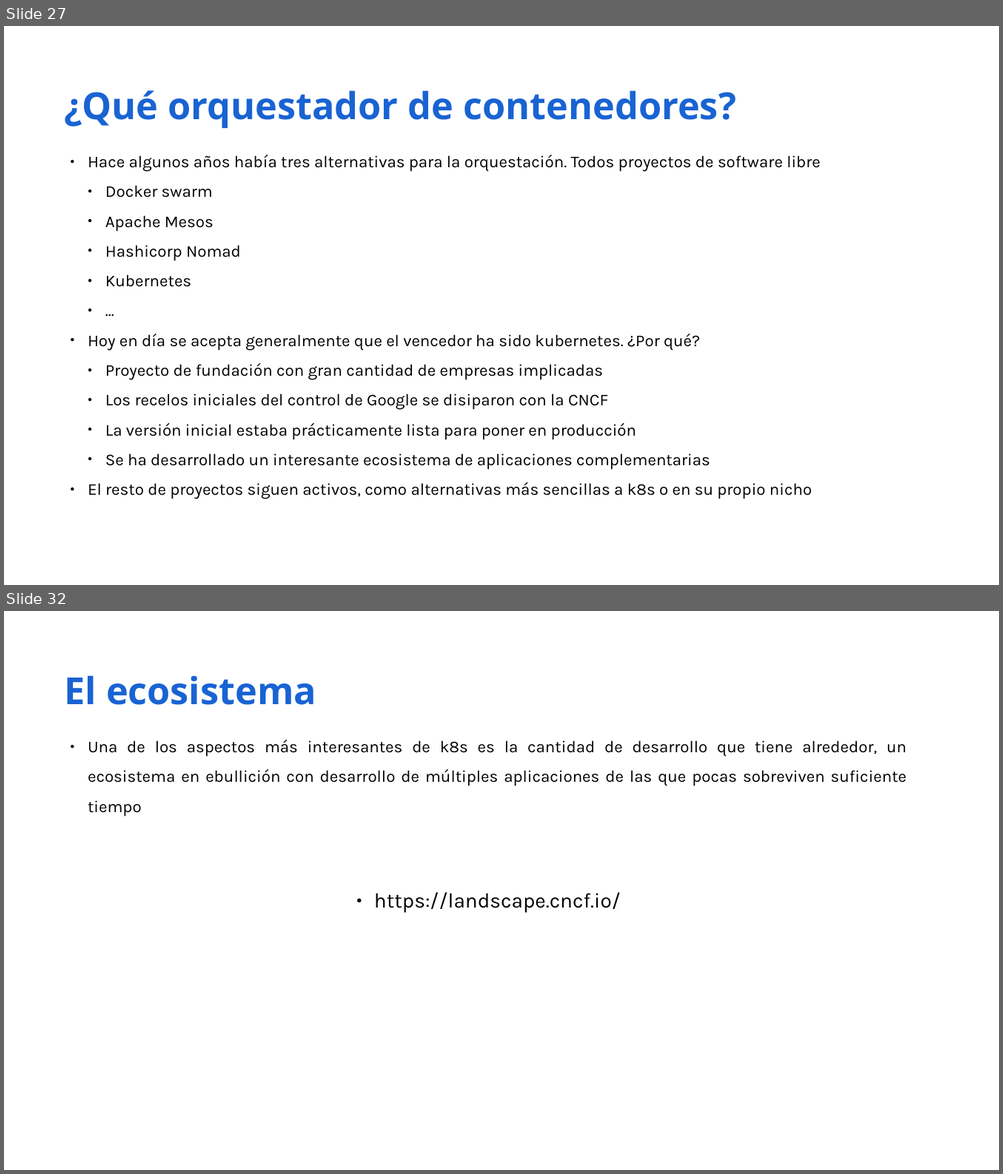
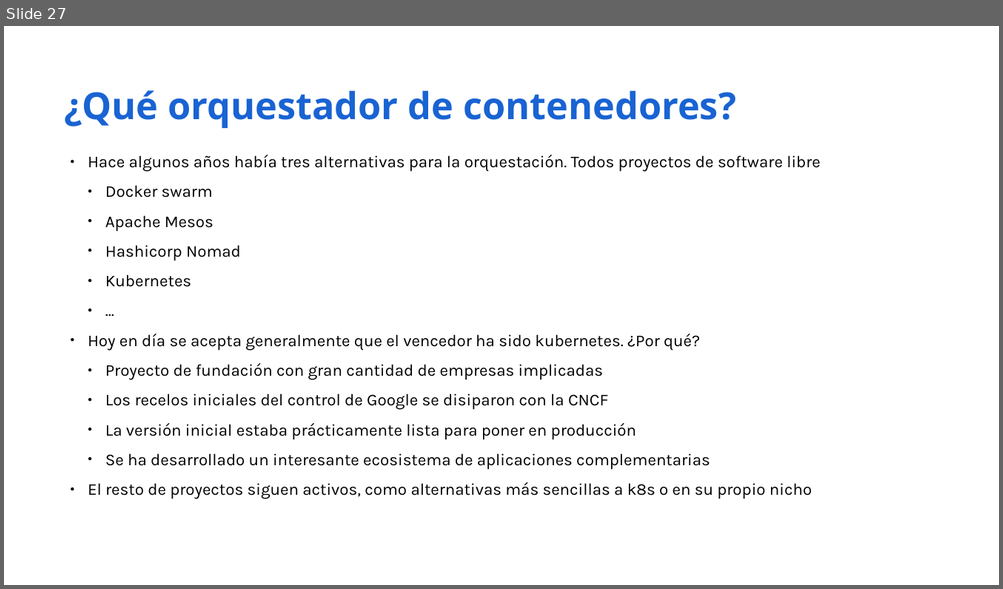
Before and after one commit to iesgn/kubernetes-storm, a slide deck: unidad1/presentacion_unidad1.odp. Shown one above the other, each under a label of ours: slides 27 and 32 before the commit, slide 27 after it; the slides between them are not shown. The pictures are 1003x1174 and 1003x589 pixels, drawn with LibreOffice and Linux fonts; fonts in the diff are those of the drawing. Boxes give left, top, right and bottom in pixels: in the first picture for what was removed or moved away, otherwise in the second. Text is boxed around its words. In the diff, an @@ line names an element or a change of style, - is before the commit and + after.

```diff
--- a/unidad1/presentacion_unidad1.odp
+++ b/unidad1/presentacion_unidad1.odp
@@ slide 32 removed at [4,611,999,1170], background #FFFFFF @@
@@ text removed at [64,675,316,705] @@
-El ecosistema
@@ text removed at [88,740,906,913] @@
-● Una de los aspectos más interesantes de k8s es la cantidad de desarrollo que tiene alrededor, un ecosistema en ebullición con desarrollo de múltiples aplicaciones de las que pocas sobreviven suficiente tiempo
-● https://landscape.cncf.io/
```
Also in this commit, not shown: 2 slides changed, 12 other slides removed, 42 other files.
